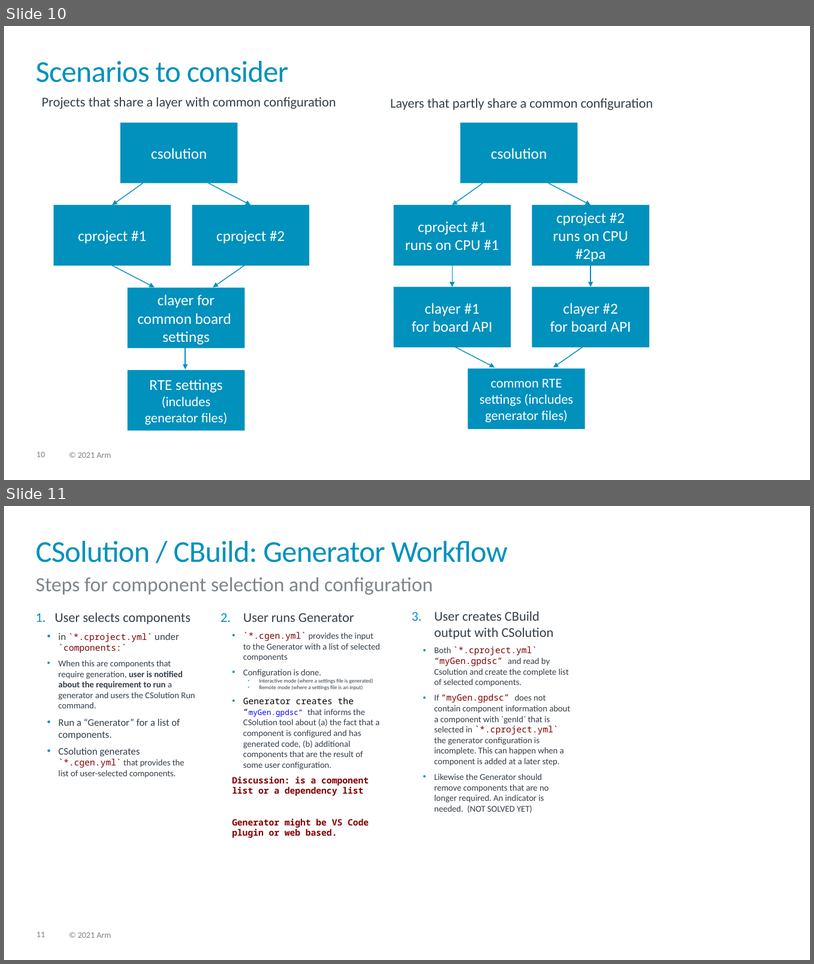
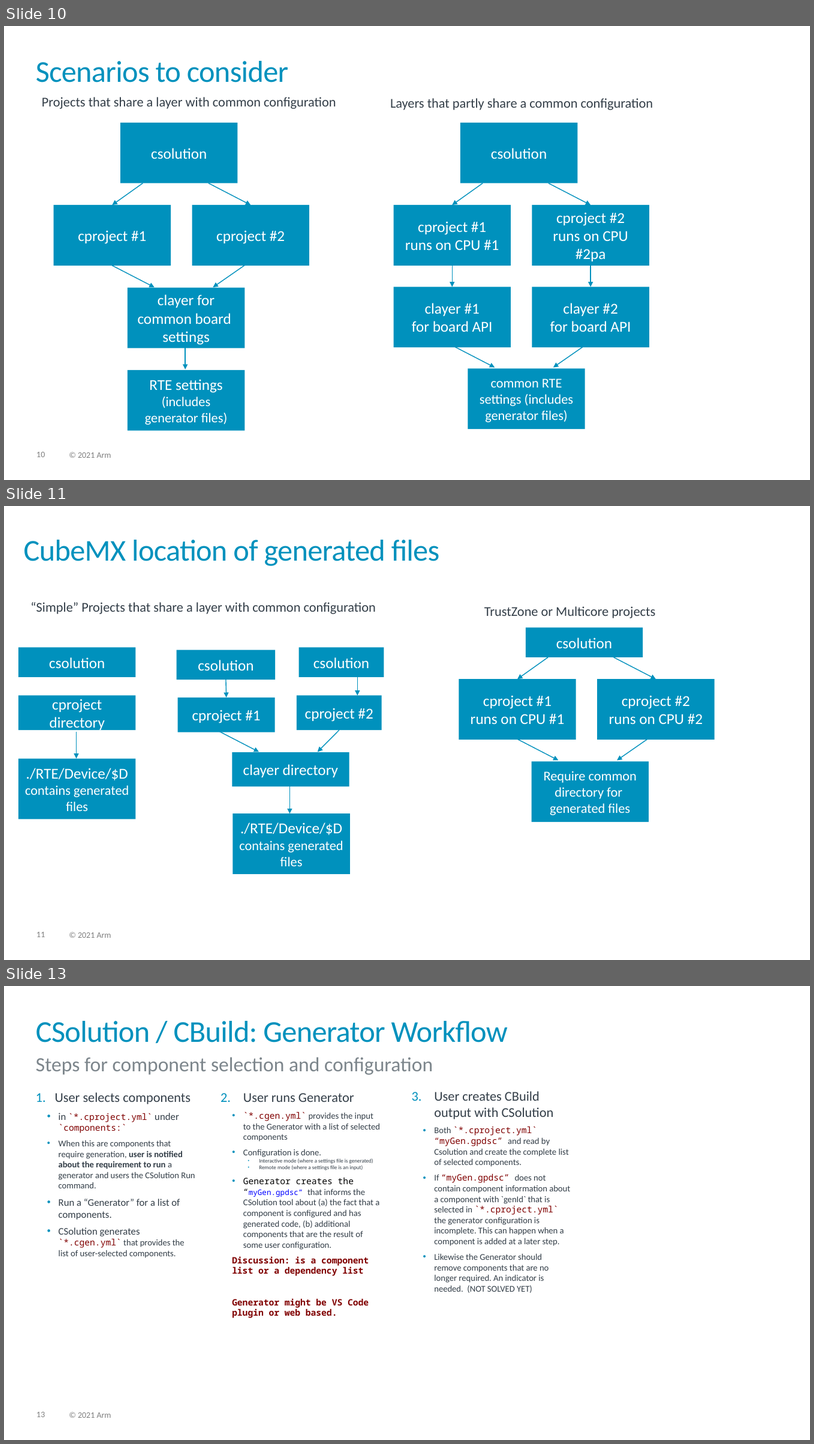
Before and after one commit to Open-CMSIS-Pack/devtools, a slide deck: tools/projmgr/docs/Manual/images/overview.pptx. Shown one above the other, each under a label of ours: slides 10 and 11 before the commit, slides 10, 11 and 13 after it; the slides between them are not shown. The pictures are 814x964 and 814x1444 pixels, drawn with LibreOffice and Linux fonts; fonts in the diff are those of the drawing. Boxes give left, top, right and bottom in pixels: in the first picture for what was removed or moved away, otherwise in the second. Text is boxed around its words. In the diff, an @@ line names an element or a change of style, - is before the commit and + after.

```diff
--- a/tools/projmgr/docs/Manual/images/overview.pptx
+++ b/tools/projmgr/docs/Manual/images/overview.pptx
@@ slide 11 added at box(4, 506, 810, 960), background #FFFFFF; not listed: 2 template elements that a slide beside it also shows @@
@@ title added at box(24, 540, 440, 566), 36 pt, text #0091BD @@
+CubeMX location of generated files
@@ text added at box(30, 602, 376, 614), 16 pt, text #333E48 @@
+“Simple” Projects that share a layer with common configuration
@@ text added at box(485, 606, 656, 618), 16 pt, text #333E48 @@
+TrustZone or Multicore projects
@@ rectangle added at box(526, 628, 644, 657), fill #0091BD, 18 pt, text #FFFFFF @@
+csolution
@@ rectangle added at box(18, 648, 136, 677), fill #0091BD, 18 pt, text #FFFFFF @@
+csolution
@@ rectangle added at box(299, 648, 384, 677), fill #0091BD, 18 pt, text #FFFFFF @@
+csolution
@@ arrow added from (358, 648) to (358, 696), #0091BD 1 pt @@
@@ rectangle added at box(176, 650, 275, 679), fill #0091BD, 18 pt, text #FFFFFF @@
+csolution
@@ arrow added from (548, 657) to (518, 679), #0091BD 1 pt @@
@@ arrow added from (614, 657) to (656, 679), #0091BD 1 pt @@
@@ arrow added from (226, 679) to (227, 697), #0091BD 1 pt @@
@@ rectangle added at box(459, 679, 576, 739), fill #0091BD, 18 pt, text #FFFFFF @@
+cproject #1
+runs on CPU #1
@@ rectangle added at box(597, 679, 715, 739), fill #0091BD, 18 pt, text #FFFFFF @@
+cproject #2
+runs on CPU #2
@@ rectangle added at box(18, 696, 136, 730), fill #0091BD, 18 pt, text #FFFFFF @@
+cproject
+directory
@@ rectangle added at box(177, 697, 275, 732), fill #0091BD, 18 pt, text #FFFFFF @@
+cproject #1
@@ rectangle added at box(297, 696, 382, 730), fill #0091BD, 18 pt, text #FFFFFF @@
+cproject #2
@@ arrow added from (77, 732) to (77, 758), #0091BD 1 pt @@
@@ arrow added from (217, 730) to (259, 751), #0091BD 1 pt @@
@@ arrow added from (339, 730) to (318, 751), #0091BD 1 pt @@
@@ arrow added from (516, 738) to (559, 760), #0091BD 1 pt @@
@@ arrow added from (653, 735) to (617, 760), #0091BD 1 pt @@
@@ rectangle added at box(232, 752, 350, 787), fill #0091BD, 18 pt, text #FFFFFF @@
+clayer directory
@@ rectangle added at box(18, 758, 136, 819), fill #0091BD, 16 pt, text #FFFFFF @@
+./RTE/Device/$D contains generated files
@@ rectangle added at box(532, 761, 650, 822), fill #0091BD, 16 pt, text #FFFFFF @@
+Require common directory for
+generated files
@@ arrow added from (290, 787) to (290, 813), #0091BD 1 pt @@
@@ rectangle added at box(233, 813, 350, 874), fill #0091BD, 16 pt, text #FFFFFF @@
+./RTE/Device/$D contains generated files
@@ what was slide 11 is now slide 13 @@
@@ page number at box(36, 1411, 45, 1417): text changed @@
-11
+13
```
Also in this commit, not shown: 1 other slide added, 1 other file.
